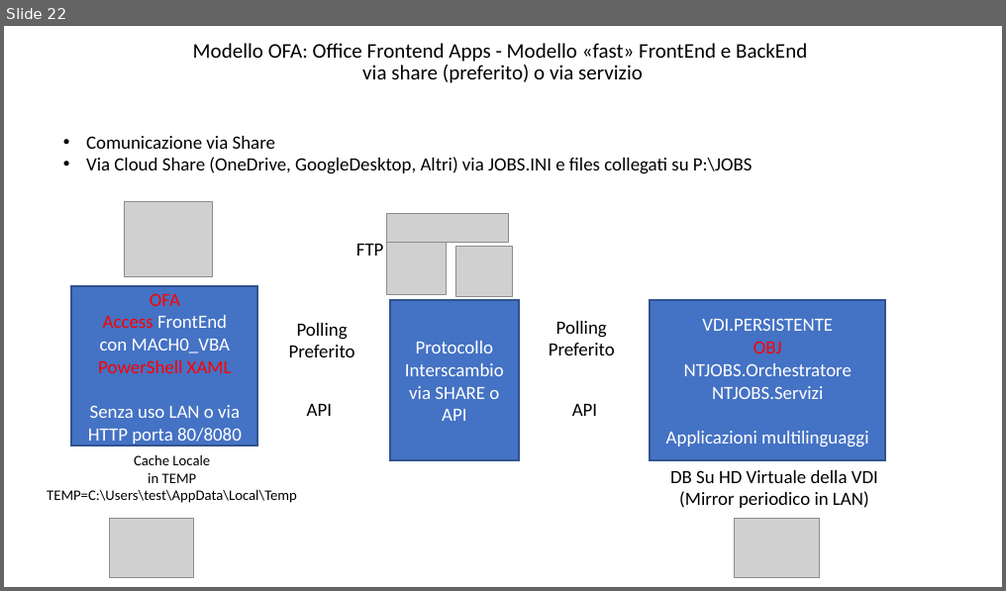
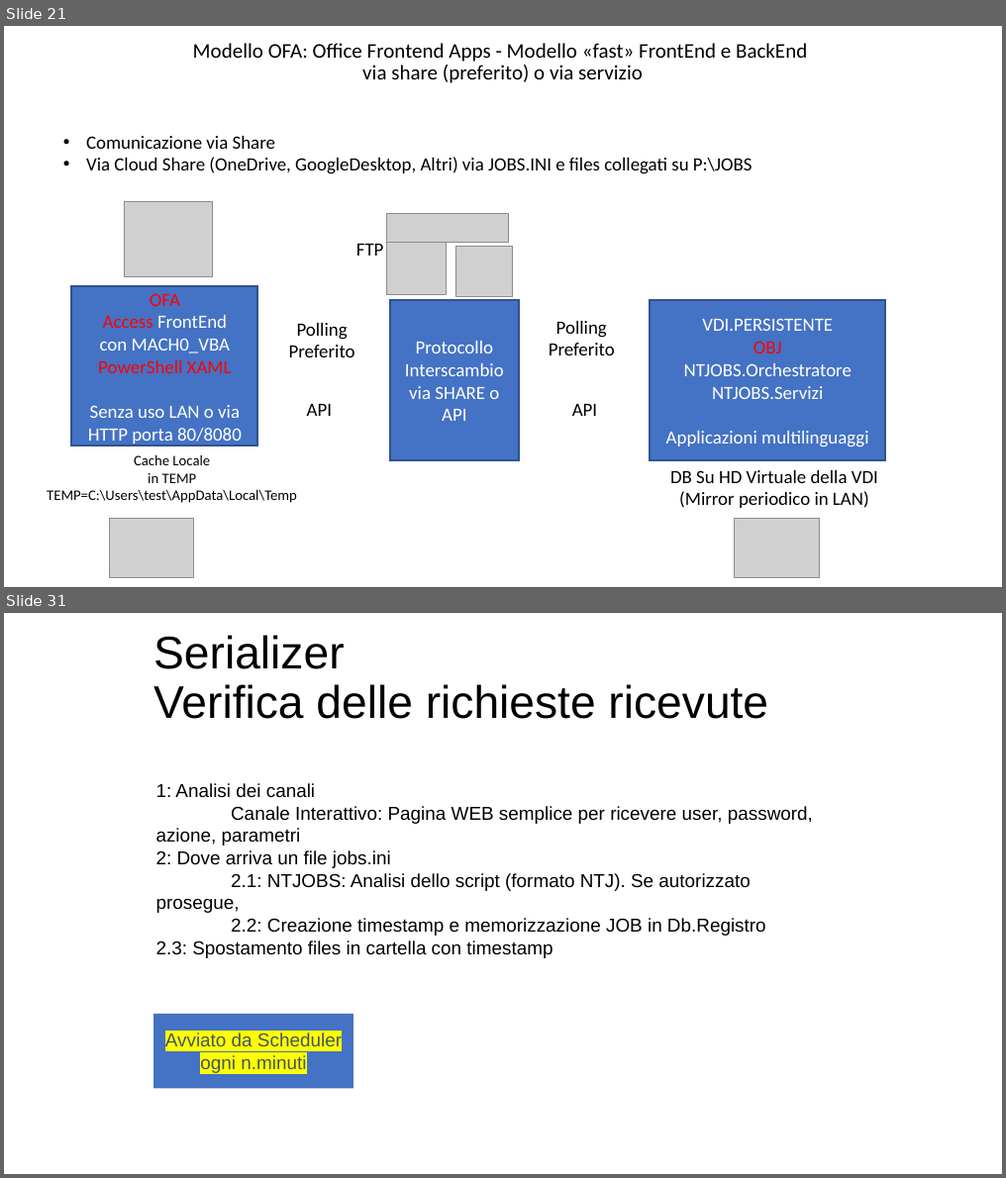
Before and after one commit to ntgcorp/ntJobsOS, a slide deck: ntjobs_white_paper_it.pptx. Shown one above the other, each under a label of ours: slide 22 before the commit, slides 21 and 31 after it; the slides between them are not shown. The pictures are 1006x591 and 1006x1178 pixels, drawn with LibreOffice and Linux fonts; fonts in the diff are those of the drawing; grey boxes stand for pictures. Boxes give left, top, right and bottom in pixels: in the first picture for what was removed or moved away, otherwise in the second. Text is boxed around its words. In the diff, an @@ line names an element or a change of style, - is before the commit and + after.

```diff
--- a/ntjobs_white_paper_it.pptx
+++ b/ntjobs_white_paper_it.pptx
@@ slide 31 added at (4,613,1002,1174), background #FFFFFF @@
@@ title added at (153,635,768,719), 44 pt, text #000000 @@
+Serializer
+Verifica delle richieste ricevute
@@ text added at (156,783,813,959), 18 pt, text #000000 @@
+1: Analisi dei canali
+Canale Interattivo: Pagina WEB semplice per ricevere user, password, azione, parametri
+2: Dove arriva un file jobs.ini
+2.1: NTJOBS: Analisi dello script (formato NTJ). Se autorizzato prosegue,
+2.2: Creazione timestamp e memorizzazione JOB in Db.Registro
+2.3: Spostamento files in cartella con timestamp
@@ rectangle added at (153,1014,353,1089), fill #4472C4, 18 pt, text #44546A @@
+Avviato da Scheduler ogni n.minuti
@@ what was slide 22 is now slide 21 @@
```
Also in this commit, not shown: 12 slides changed, 15 other slides added, 1 slide removed, 8 other files.
